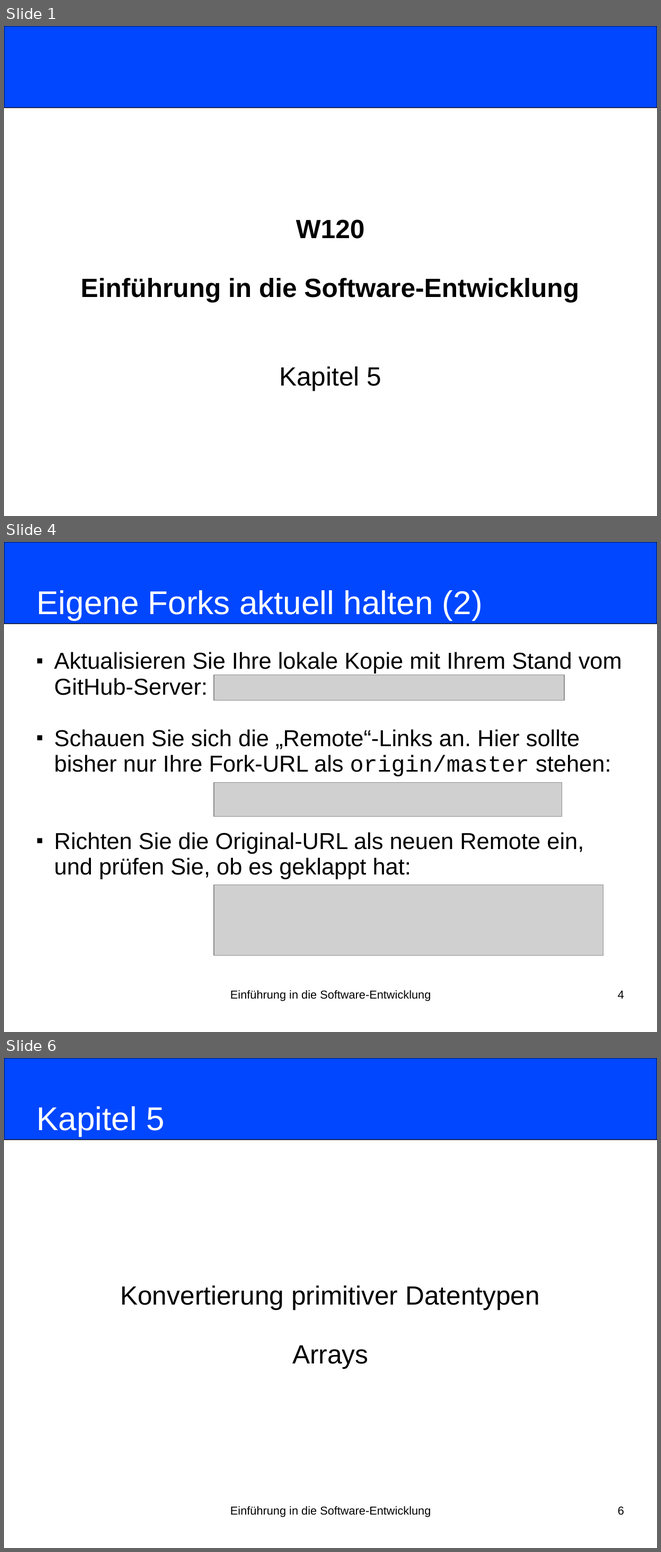
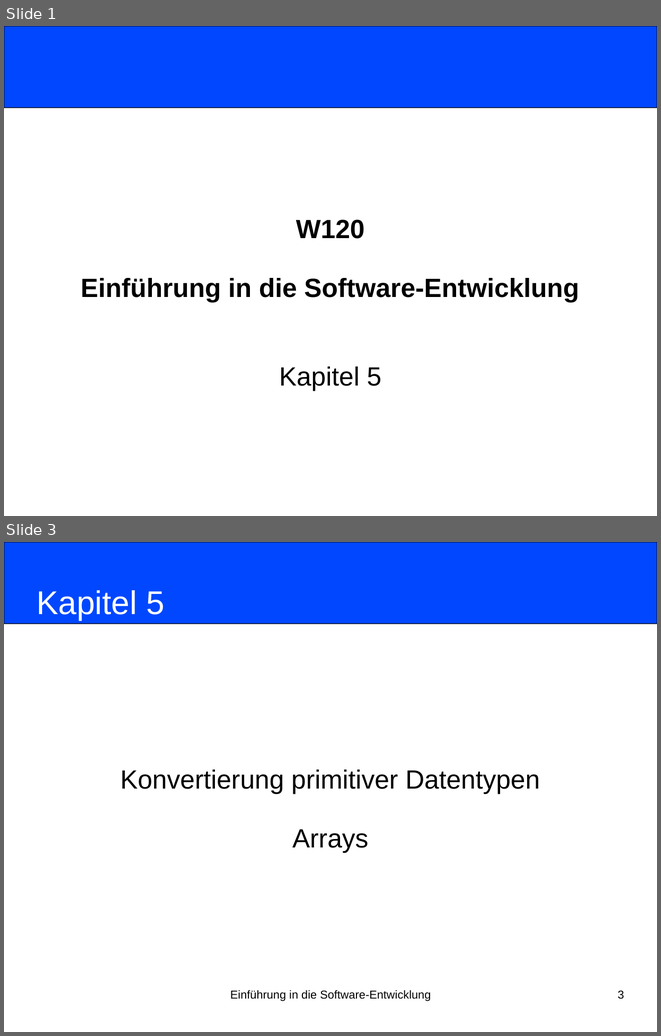
Before and after one commit to nordakademie-einfuehrung-java/vorlesungsskript, a slide deck: folien/Semester_03_Termin_06_Kapitel05.pptx. Shown one above the other, each under a label of ours: slides 1, 4 and 6 before the commit, slides 1 and 3 after it; the slides between them are not shown. The pictures are 661x1552 and 661x1036 pixels, drawn with LibreOffice and Linux fonts; fonts in the diff are those of the drawing; grey boxes stand for pictures. Boxes give left, top, right and bottom in pixels: in the first picture for what was removed or moved away, otherwise in the second. Text is boxed around its words. In the diff, an @@ line names an element or a change of style, - is before the commit and + after.

Commit message:
Switched git-cli intro with re-fork

```diff
--- a/folien/Semester_03_Termin_06_Kapitel05.pptx
+++ b/folien/Semester_03_Termin_06_Kapitel05.pptx
@@ slide 4 removed at bbox=[4, 542, 657, 1032], background #FFFFFF @@
@@ rounded rectangle removed at bbox=[4, 542, 657, 624] @@
@@ title removed at bbox=[37, 590, 483, 620] @@
-Eigene Forks aktuell halten (2)
@@ subtitle removed at bbox=[54, 652, 622, 879] @@
-■ Aktualisieren Sie Ihre lokale Kopie mit Ihrem Stand vom GitHub-Server:
-■ Schauen Sie sich die „Remote“-Links an. Hier sollte bisher nur Ihre Fork-URL als origin/master stehen:
-■ Richten Sie die Original-URL als neuen Remote ein, und prüfen Sie, ob es geklappt hat:
@@ picture removed at bbox=[214, 674, 565, 700] @@
@@ picture removed at bbox=[214, 782, 562, 816] @@
@@ picture removed at bbox=[214, 885, 603, 955] @@
@@ text removed at bbox=[230, 990, 431, 1000] @@
-Einführung in die Software-Entwicklung
@@ page number removed at bbox=[618, 990, 624, 998] @@
-4
@@ what was slide 6 is now slide 3 @@
@@ page number at bbox=[618, 990, 624, 999]: text changed @@
-6
+3
```
Also in this commit, not shown: 1 slide added, 3 other slides removed, 1 other file.
